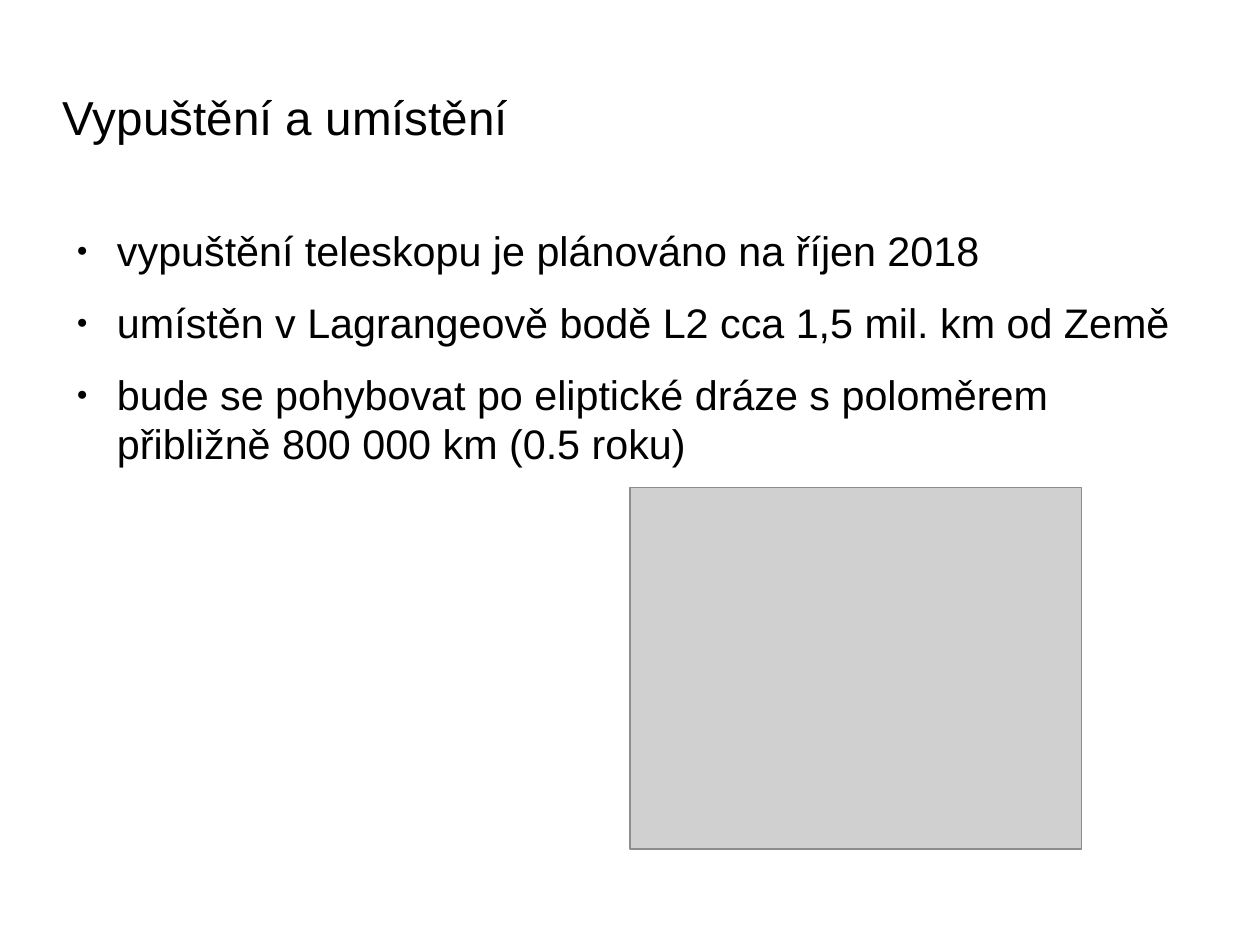
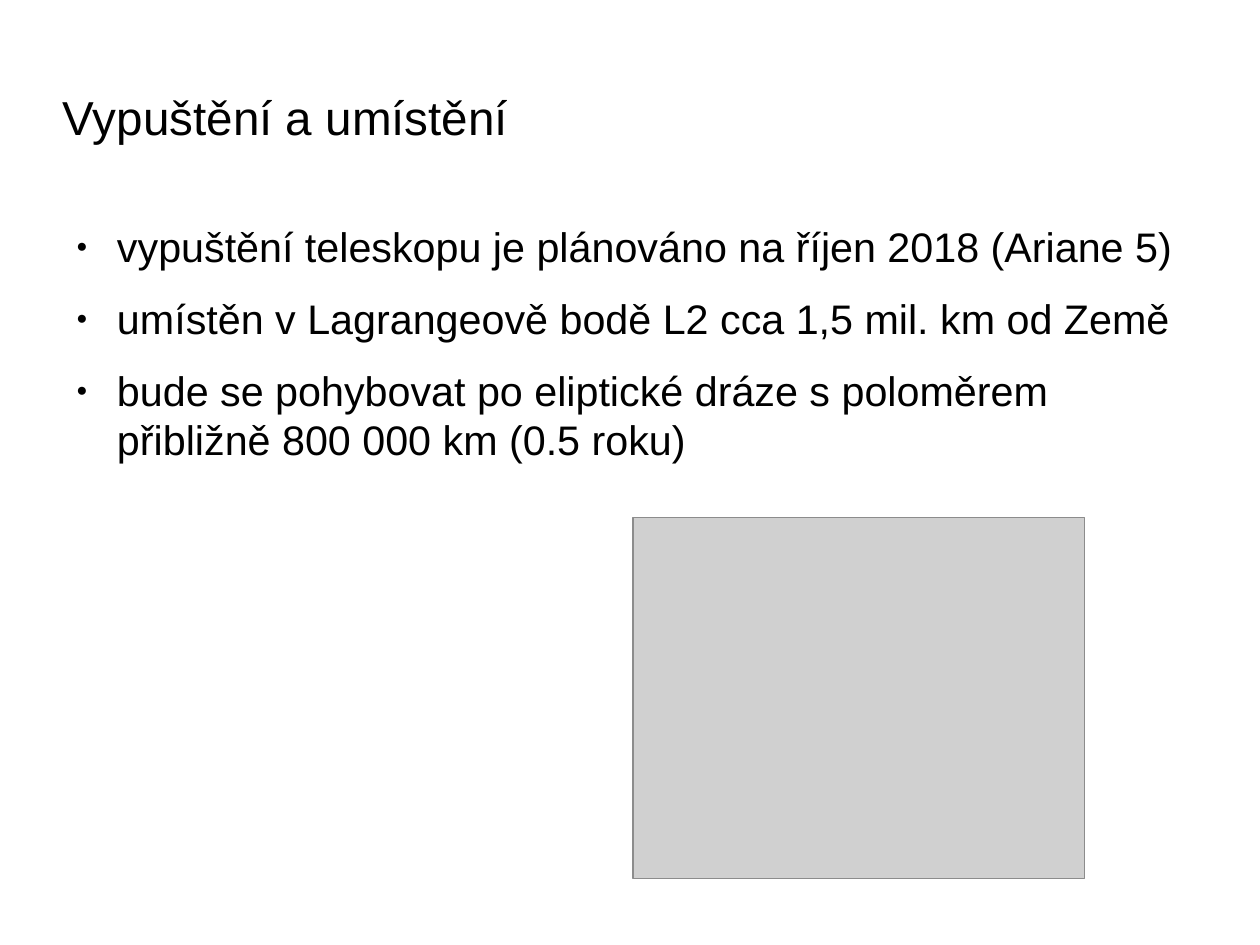
Before and after one commit to fast4shoot/FYO2015, a slide deck: slide 18 of slides/slides.odp (slide 17 before the commit). Drawn at 1260x945 pixels with LibreOffice and Linux fonts; fonts in the diff are those of the drawing; grey boxes stand for pictures; background and template pictures are left out. Boxes give left, top, right and bottom in pixels: in the first picture for what was removed or moved away, otherwise in the second. Text is boxed around its words. In the diff, an @@ line names an element or a change of style, - is before the commit and + after.

```diff
--- a/slides/slides.odp
+++ b/slides/slides.odp
@@ text at (117, 231, 1172, 270): text changed @@
-● vypuštění teleskopu je plánováno na říjen 2018
+● vypuštění teleskopu je plánováno na říjen 2018 (Ariane 5)
@@ picture: place and size @@
-picture at (630, 488, 1082, 850)
+picture at (633, 518, 1085, 879)
```
Also in this commit, not shown: 10 other slides changed, 6 slides added, 4 slides removed, 2 other files.
